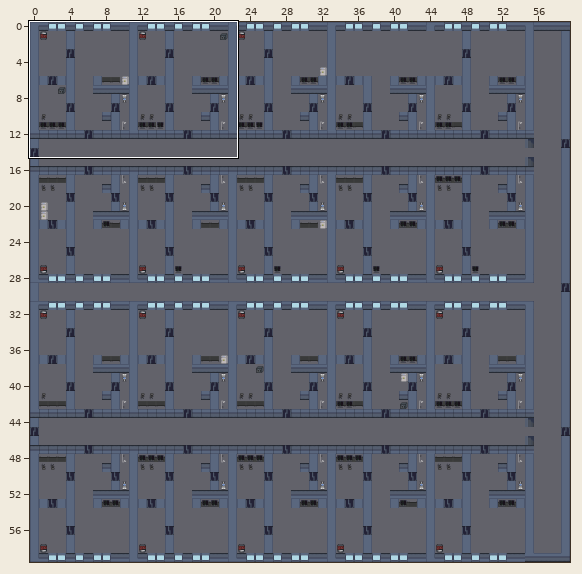
A Tiled map gets an edit: NamelessRogue/Content/Buildings/ApartmentBlockFloor.tmx. The picture above shows the old version from afar; the outline marks the close-up.
Close-up. Before the commit:
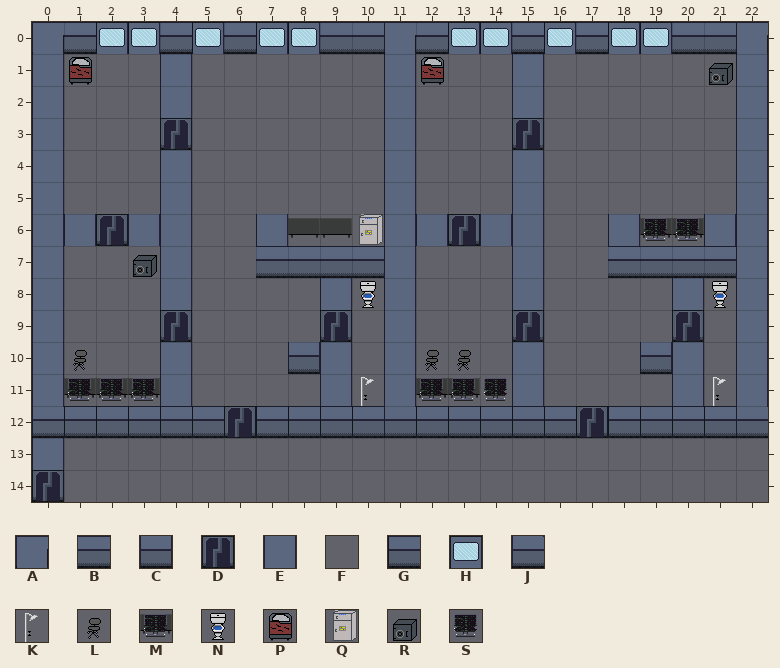
Cells are 32x32 px. Shown: x 0..22, y 0..14.
Key: from "tileset2": A 0, B 1, C 4, D 5, E 20, F 21, G 24, H 26, J 40, K 160, L 161, M 162, N 163, P 180, Q 200, R 201, S 202.
_ is an empty cell.
Layers that did not change in this view are not listed.
Layer "main" before, first column x 0:
 0 ABHHBHBHHBBABHHBHBHHBBA
 1 EP__EF_____EP__EFF___RE
 2 E___E______E___E______E
 3 E___D______E___D______E
 4 E___E______E___E______E
 5 E___E______E___E______E
 6 EEDEE__EMMQEEDEE__EMMEE
 7 E__RE__BBBBE___E__BBBBE
 8 E___E____ENE___E____ENE
 9 E___D____D_E___D____D_E
10 EL__E___CE_ELL_E___CE_E
11 EMMME____EKEMMSE____EKE
12 JGGGGGDGGGGJGGGGGDGGGGJ
13 E______________________
14 D______________________
The same view after the edit:
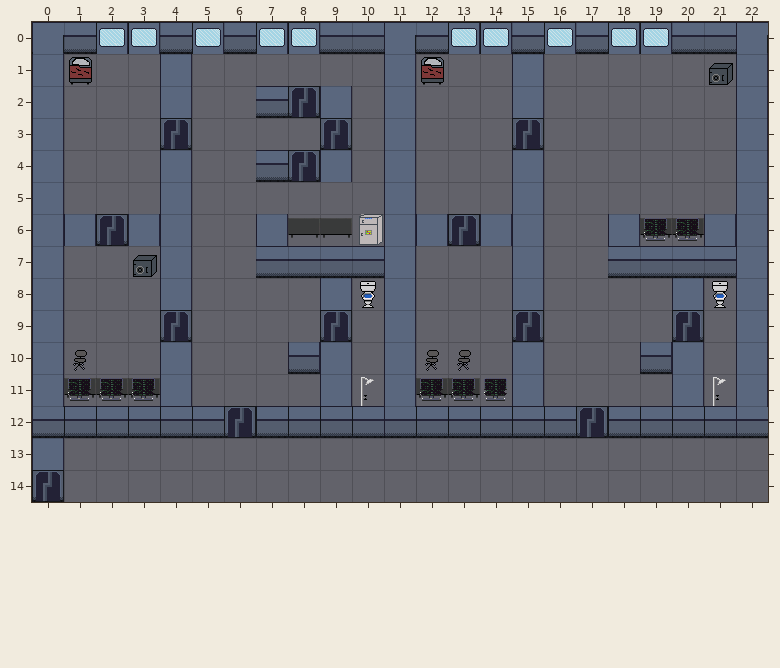
See-through tiles are keyed as they look on the map.
The exact change:
Layer "main":
Tile B now appears in row 2 at x 7; in row 4 at x 7.
Tile D now appears in row 2 at x 8; in row 3 at x 9; in row 4 at x 8.
Tile E now appears in row 2 at x 9; in row 4 at x 9.
Boxes around the changes in both close-ups, in picture pixels (x1, y1, x2, y2):
added: (256, 86, 352, 182)
